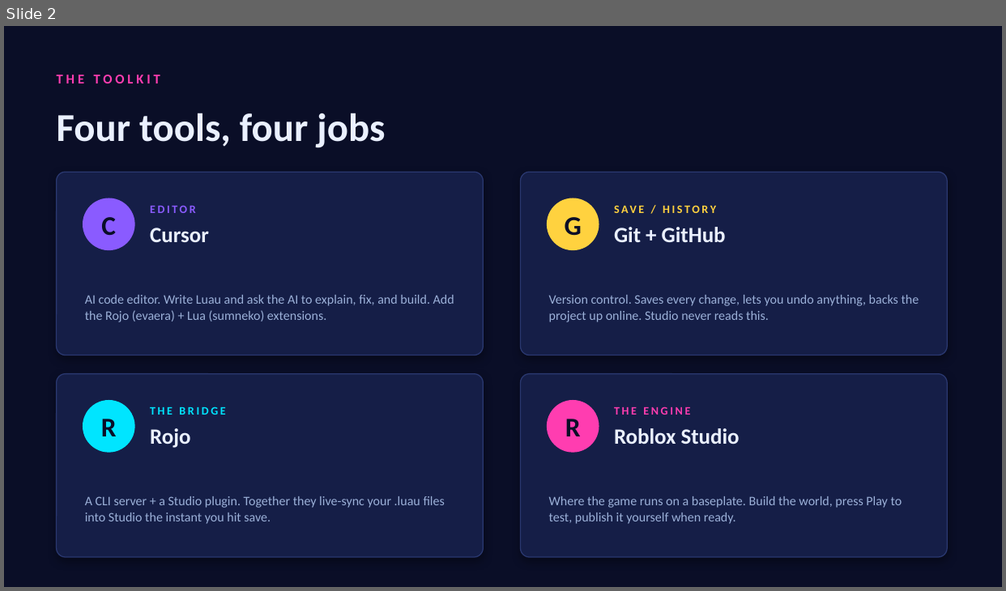
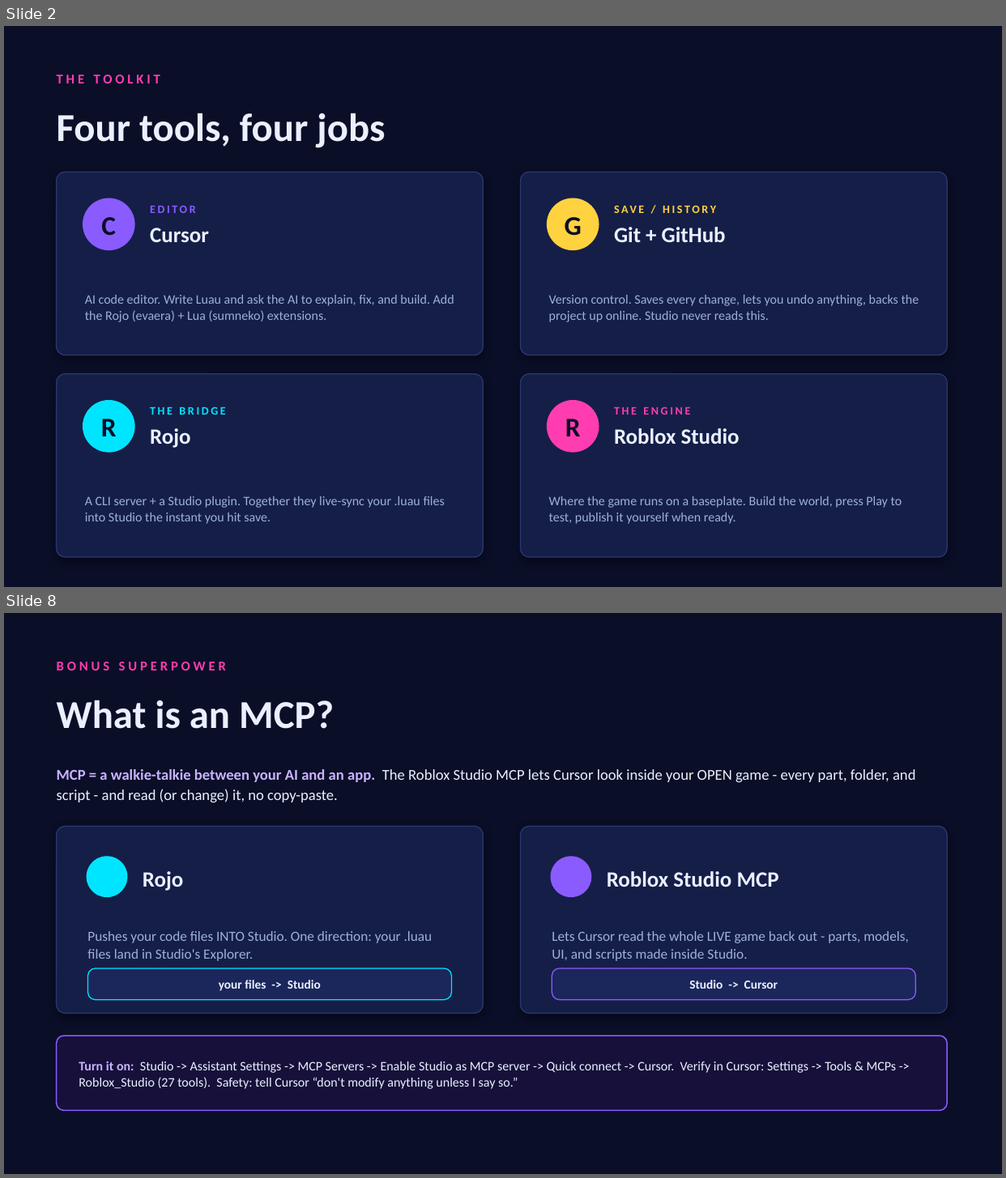
Before and after one commit to charlesb777/roblox_dev, a slide deck: Roblox-Dev-Rig-Setup.pptx. Shown one above the other, each under a label of ours: slide 2 before the commit, slides 2 and 8 after it; the slides between them are not shown. The pictures are 1006x591 and 1006x1178 pixels, drawn with LibreOffice and Linux fonts; fonts in the diff are those of the drawing. Boxes give left, top, right and bottom in pixels: in the first picture for what was removed or moved away, otherwise in the second. Text is boxed around its words. In the diff, an @@ line names an element or a change of style, - is before the commit and + after.

```diff
--- a/Roblox-Dev-Rig-Setup.pptx
+++ b/Roblox-Dev-Rig-Setup.pptx
@@ slide 8 added at [4, 613, 1002, 1174], background #0A0E27 @@
@@ text added at [57, 662, 226, 671], 13 pt, text #FF3DB0, bold @@
+BONUS SUPERPOWER
@@ text added at [57, 700, 334, 729], 38 pt, text #EAF0FF, bold @@
+What is an MCP?
@@ text added at [57, 769, 915, 803], 14.5 pt, text #EAF0FF @@
+MCP = a walkie-talkie between your AI and an app. The Roblox Studio MCP lets Cursor look inside your OPEN game - every part, folder, and script - and read (or change) it, no copy-paste.
@@ rounded rectangle added at [57, 826, 484, 1013], fill #151E47, outline #2A3870 1 pt @@
@@ rounded rectangle added at [521, 826, 948, 1013], fill #151E47, outline #2A3870 1 pt @@
@@ ellipse added at [87, 856, 127, 897], fill #00E5FF @@
@@ text added at [143, 871, 184, 891], 21 pt, text #EAF0FF, bold @@
+Rojo
@@ ellipse added at [551, 856, 592, 897], fill #8A5BFF @@
@@ text added at [607, 871, 779, 887], 21 pt, text #EAF0FF, bold @@
+Roblox Studio MCP
@@ text added at [87, 931, 432, 961], 13.5 pt, text #9BB0D8 @@
+Pushes your code files INTO Studio. One direction: your .luau files land in Studio's Explorer.
@@ text added at [552, 931, 909, 961], 13.5 pt, text #9BB0D8 @@
+Lets Cursor read the whole LIVE game back out - parts, models, UI, and scripts made inside Studio.
@@ rounded rectangle added at [88, 969, 452, 1000], fill #1B265A, outline #00E5FF 1 pt @@
@@ rounded rectangle added at [552, 969, 916, 1000], fill #1B265A, outline #8A5BFF 1 pt @@
@@ text added at [219, 980, 321, 991], 12 pt, text #EAF0FF, bold @@
+your files -> Studio
@@ text added at [689, 980, 778, 989], 12 pt, text #EAF0FF, bold @@
+Studio -> Cursor
@@ rounded rectangle added at [57, 1036, 948, 1111], fill #16103A, outline #8A5BFF 1.2 pt @@
@@ text added at [79, 1062, 897, 1089], 12.5 pt, text #EAF0FF @@
+Turn it on: Studio -> Assistant Settings -> MCP Servers -> Enable Studio as MCP server -> Quick connect -> Cursor. Verify in Cursor: Settings -> Tools & MCPs -> Roblox_Studio (27 tools). Safety: tell Cursor “don't modify anything unless I say so.”
```
Also in this commit, not shown: 6 slides changed, 2 other slides added, 2 slides removed, 11 other files.
